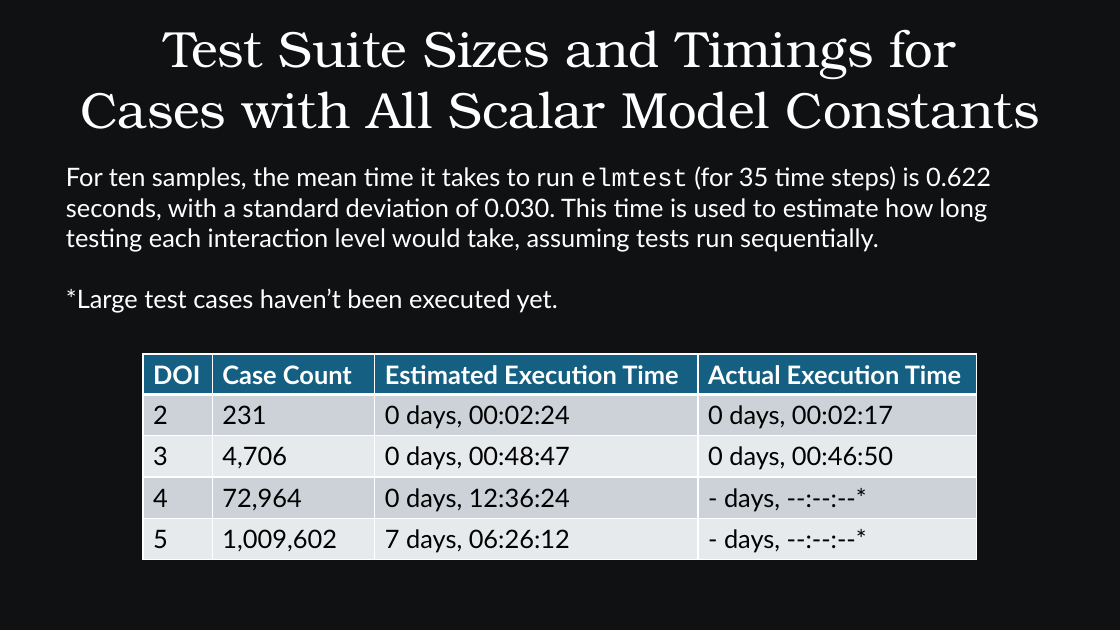
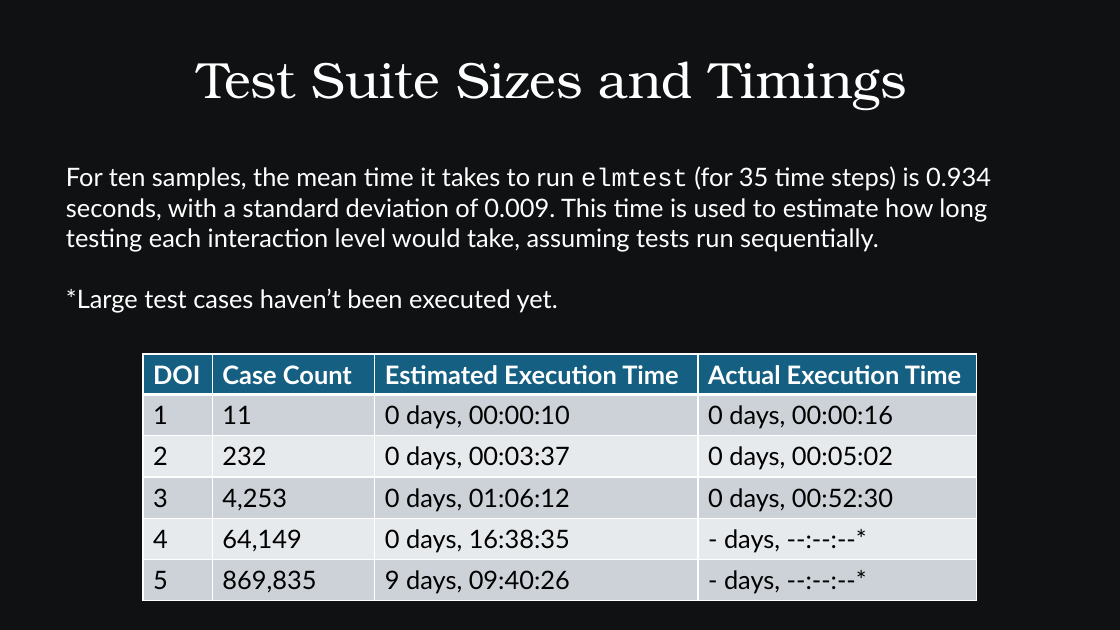
Before and after one commit to SamAllen06/lake_temp_work, a slide deck: slide 41 of documentation/for_collaborators/AnalysisOverview.pptx (slide 42 before the commit). Drawn at 1120x630 pixels with LibreOffice and Linux fonts; fonts in the diff are those of the drawing. Boxes give left, top, right and bottom in pixels: in the first picture for what was removed or moved away, otherwise in the second. Text is boxed around its words. In the diff, an @@ line names an element or a change of style, - is before the commit and + after.

```diff
--- a/documentation/for_collaborators/AnalysisOverview.pptx
+++ b/documentation/for_collaborators/AnalysisOverview.pptx
@@ text at [197, 61, 906, 110]: text changed @@
-Test Suite Sizes and Timings for
-Cases with All Scalar Model Constants
+Test Suite Sizes and Timings
@@ text at [66, 166, 991, 252]: text changed @@
-For ten samples, the mean time it takes to run elmtest (for 35 time steps) is 0.622 seconds, with a standard deviation of 0.030. This time is used to estimate how long testing each interaction level would take, assuming tests run sequentially.
+For ten samples, the mean time it takes to run elmtest (for 35 time steps) is 0.934 seconds, with a standard deviation of 0.009. This time is used to estimate how long testing each interaction level would take, assuming tests run sequentially.
@@ table at [143, 354, 978, 601] @@
-row 2: 2 | 231 | 0 days, 00:02:24 | 0 days, 00:02:17
-row 3: 3 | 4,706 | 0 days, 00:48:47 | 0 days, 00:46:50
-row 4: 4 | 72,964 | 0 days, 12:36:24 | - days, --:--:--*
-row 5: 5 | 1,009,602 | 7 days, 06:26:12 | - days, --:--:--*
+row 2: 1 | 11 | 0 days, 00:00:10 | 0 days, 00:00:16
+row 3: 2 | 232 | 0 days, 00:03:37 | 0 days, 00:05:02
+row 4: 3 | 4,253 | 0 days, 01:06:12 | 0 days, 00:52:30
+row 5: 4 | 64,149 | 0 days, 16:38:35 | - days, --:--:--*
+row 6: 5 | 869,835 | 9 days, 09:40:26 | - days, --:--:--*
```
Also in this commit, not shown: 23 other slides changed, 8 slides added, 7 slides removed, 3 other files.
